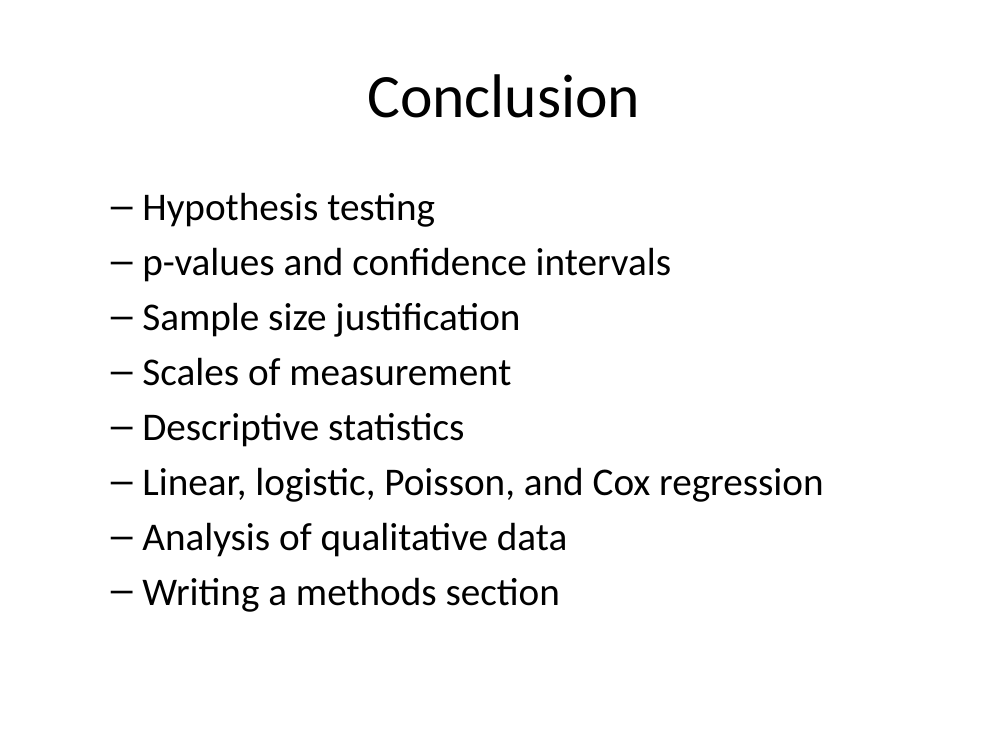
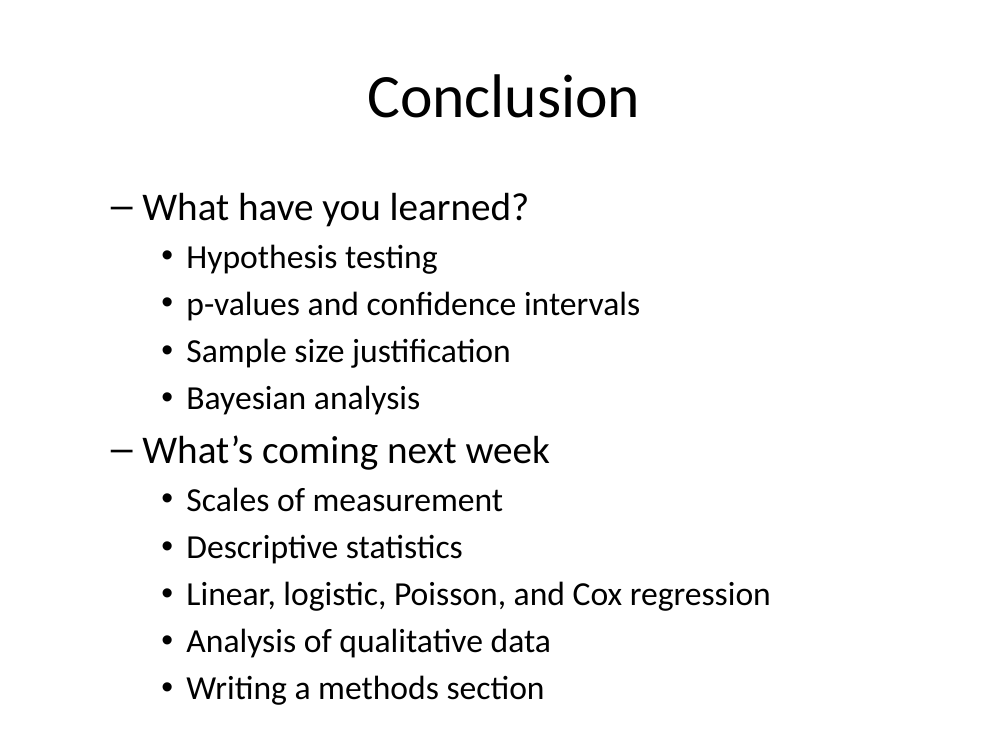
Before and after one commit to classes-medb/5510, a slide deck: slide 59 of src/video-12-hypothesis-testing.pptx (slide 109 before the commit). Drawn at 1008x756 pixels with LibreOffice and Linux fonts; fonts in the diff are those of the drawing. Boxes give left, top, right and bottom in pixels: in the first picture for what was removed or moved away, otherwise in the second. Text is boxed around its words. In the diff, an @@ line names an element or a change of style, - is before the commit and + after.

```diff
--- a/src/video-12-hypothesis-testing.pptx
+++ b/src/video-12-hypothesis-testing.pptx
@@ text at [142, 192, 530, 227]: paragraph added @@
+  – What have you learned?
@@ text at [186, 244, 771, 658]: size 28 to 24 pt in "Hypothesis testing", "p-values and confidence intervals", "Sample size justification", "Scales of measurement" and 4 more places; bullet – to •; list level 2 to 3 in "Hypothesis testing"; list level 2 to 3 in "p-values and confidence intervals"; list level 2 to 3 in "Sample size justification"; list level 2 to 3 in "Scales of measurement"; list level 2 to 3 in "Descriptive statistics"; list level 2 to 3 in "Linear, logistic, Poisson, and Cox ..."; list level 2 to 3 in "Analysis of qualitative data"; list level 2 to 3 in "Writing a methods section" @@
@@ text at [142, 385, 550, 470]: paragraphs added @@
+    • Bayesian analysis
+  – What’s coming next week
```
Also in this commit, not shown: 2 other slides changed, 50 slides removed, 1 other file.
